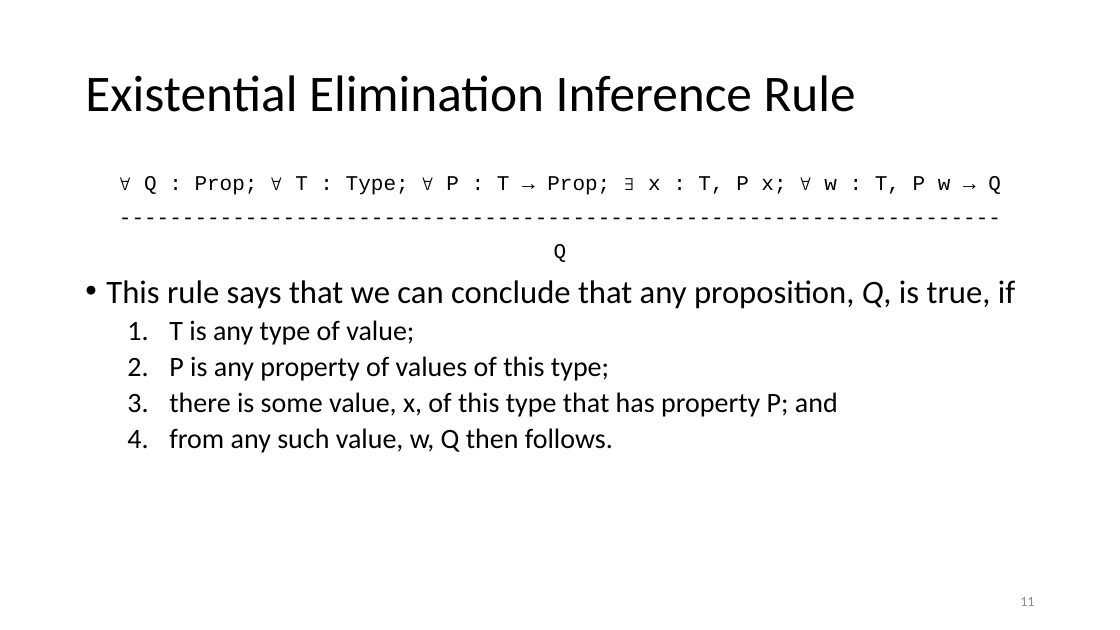
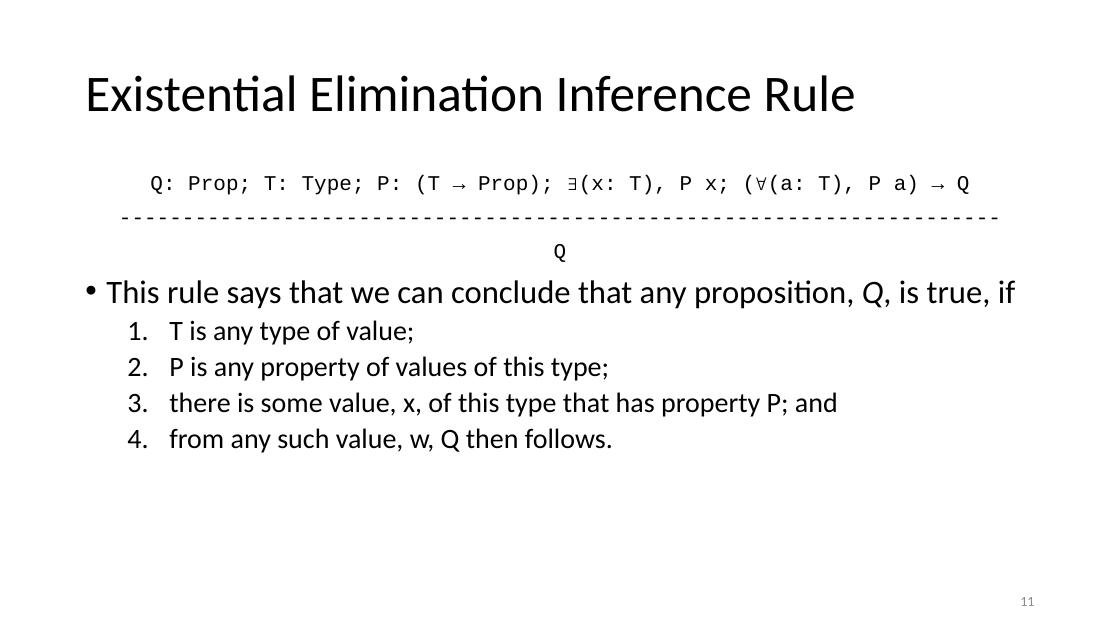
Before and after one commit to kevinsullivan/cs-dm, a slide deck: slide 11 of 11_Existential_Quantification/Exists.pptx. Drawn at 1120x630 pixels with LibreOffice and Linux fonts; fonts in the diff are those of the drawing. Boxes give left, top, right and bottom in pixels: in the first picture for what was removed or moved away, otherwise in the second. Text is boxed around its words. In the diff, an @@ line names an element or a change of style, - is before the commit and + after.

Commit message:
Minor tweaks to existential quantification

```diff
--- a/11_Existential_Quantification/Exists.pptx
+++ b/11_Existential_Quantification/Exists.pptx
@@ text at (150, 175, 970, 195): text changed @@
-∀ Q : Prop; ∀ T : Type; ∀ P : T → Prop; ∃ x : T, P x; ∀ w : T, P w → Q
+Q: Prop; T: Type; P: (T → Prop); ∃(x: T), P x; (∀(a: T), P a) → Q
```
Also in this commit, not shown: 1 other slide changed, 1 other file.
